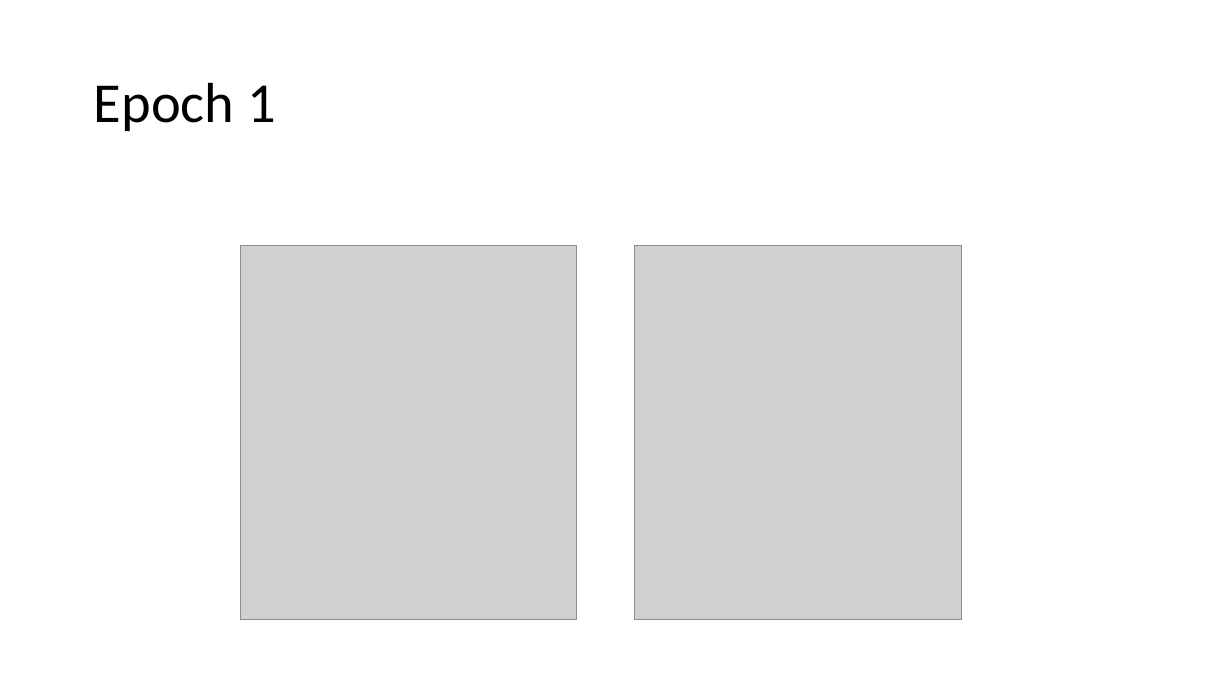
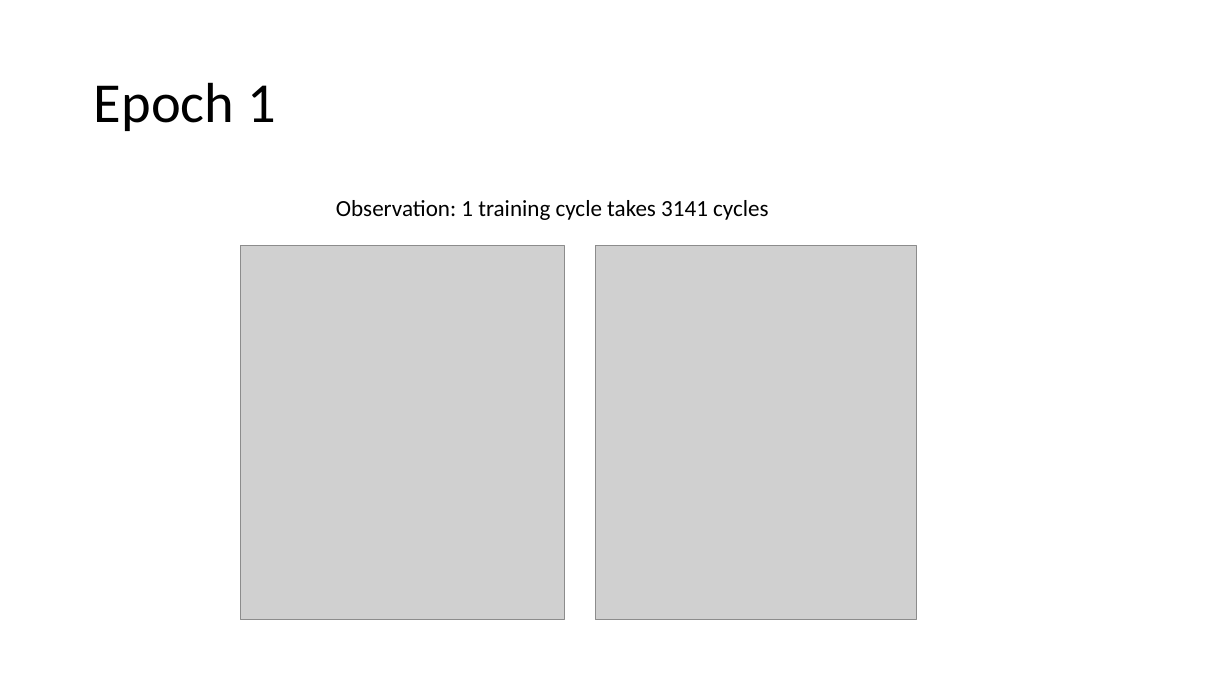
Before and after one commit to erikgroving/NeuralNetworkHardwareAccelerator, a slide deck: slide 10 of WeeklyPresentations/update11_06_03.pptx. Drawn at 1232x693 pixels with LibreOffice and Linux fonts; fonts in the diff are those of the drawing; grey boxes stand for pictures. Boxes give left, top, right and bottom in pixels: in the first picture for what was removed or moved away, otherwise in the second. Text is boxed around its words. In the diff, an @@ line names an element or a change of style, - is before the commit and + after.

```diff
--- a/WeeklyPresentations/update11_06_03.pptx
+++ b/WeeklyPresentations/update11_06_03.pptx
@@ text added at bbox=[336, 200, 768, 220], 18 pt, text #000000 @@
+Observation: 1 training cycle takes 3141 cycles
@@ picture: place and size @@
-picture at bbox=[240, 245, 577, 619]
+picture at bbox=[240, 245, 565, 620]
@@ picture: place and size @@
-picture at bbox=[635, 245, 962, 619]
+picture at bbox=[595, 245, 916, 620]
```
Also in this commit, not shown: 5 other slides changed, 2 slides added, 1 slide removed, 5 other files.
